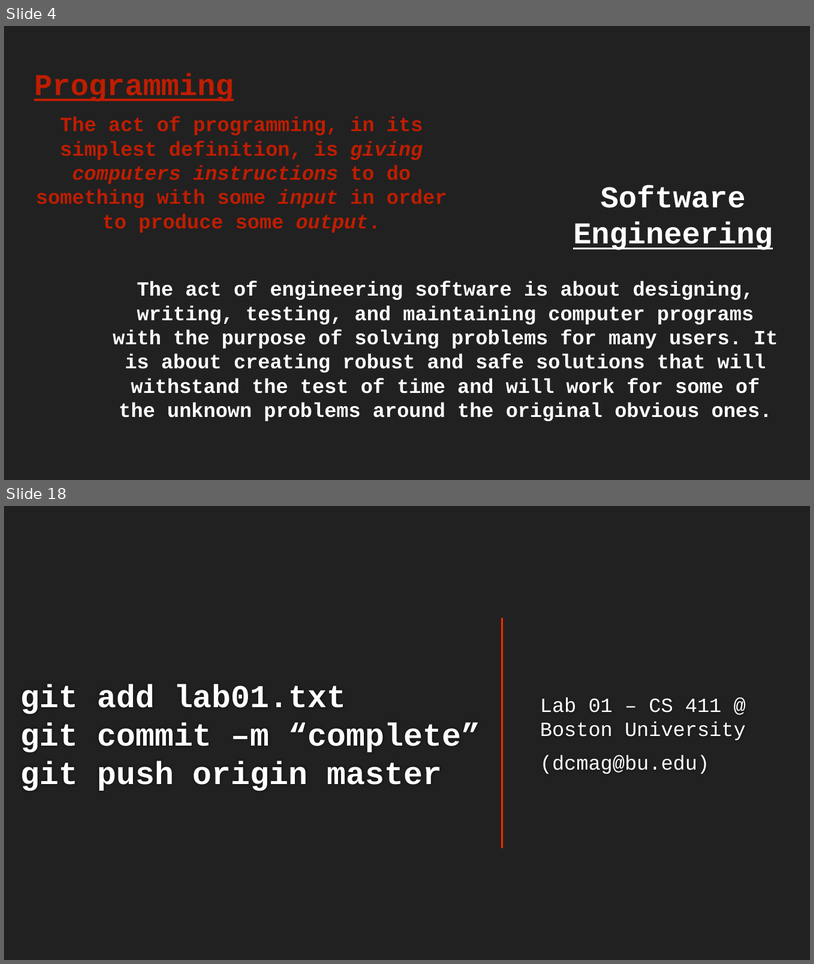
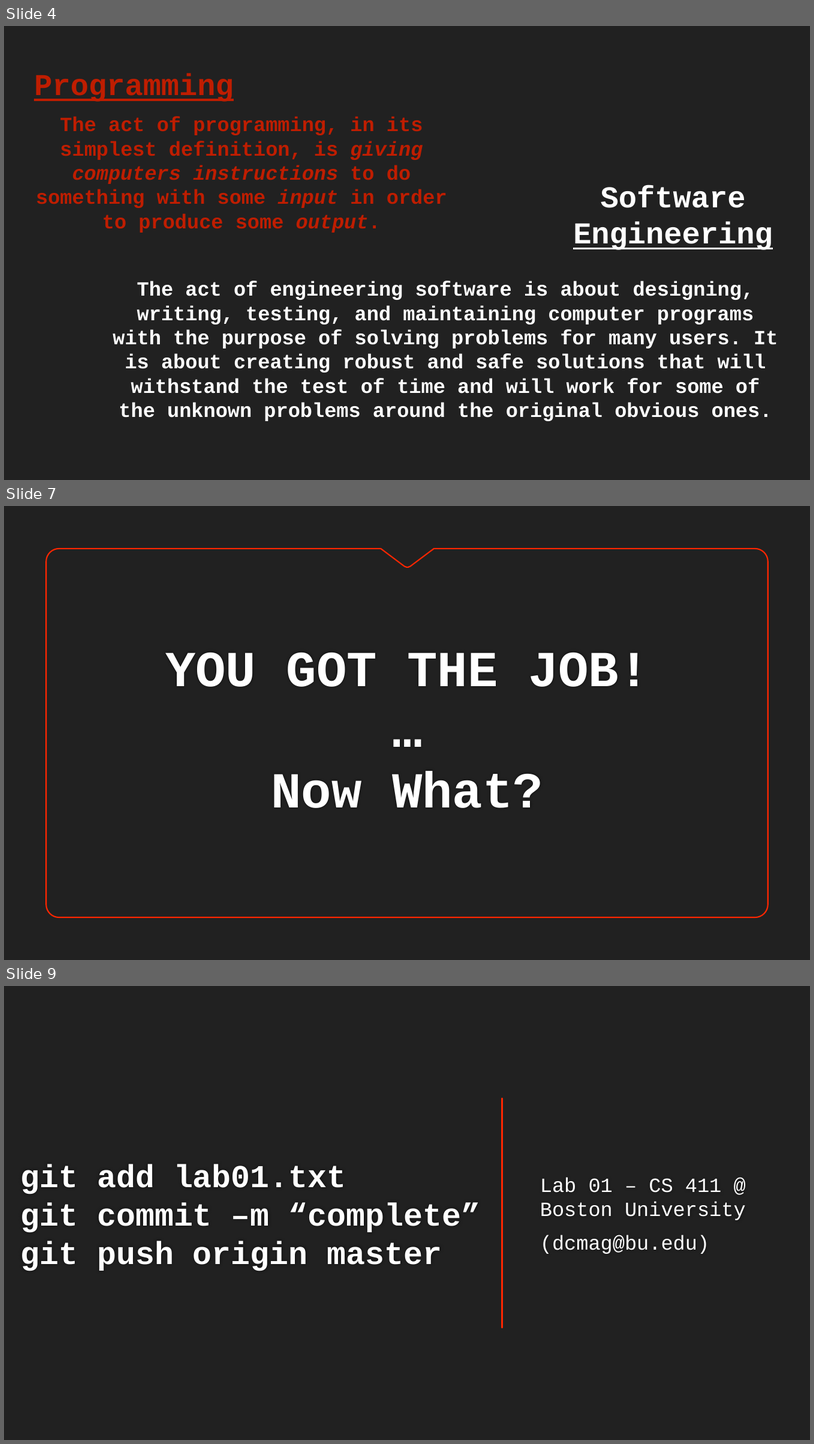
Before and after one commit to dcmaglione/bu-cs411-spring24, a slide deck: lab_slides/Lab-01/Lab-01.pptx. Shown one above the other, each under a label of ours: slides 4 and 18 before the commit, slides 4, 7 and 9 after it; the slides between them are not shown. The pictures are 814x964 and 814x1444 pixels, drawn with LibreOffice and Linux fonts; fonts in the diff are those of the drawing; background and template pictures are left out. Boxes give left, top, right and bottom in pixels: in the first picture for what was removed or moved away, otherwise in the second. Text is boxed around its words. In the diff, an @@ line names an element or a change of style, - is before the commit and + after.

```diff
--- a/lab_slides/Lab-01/Lab-01.pptx
+++ b/lab_slides/Lab-01/Lab-01.pptx
@@ slide 7 added at box(4, 506, 810, 960), background #212121 @@
@@ freeform shape added at box(47, 549, 768, 917), outline #FF2600 1.5 pt @@
@@ title added at box(165, 652, 650, 808), 60 pt, text #FFFFFF, bold @@
+YOU GOT THE JOB!
+…
+Now What?
@@ what was slide 18 is now slide 9 @@
```
Also in this commit, not shown: 1 slide changed, 3 other slides added, 13 slides removed, 4 other files.
